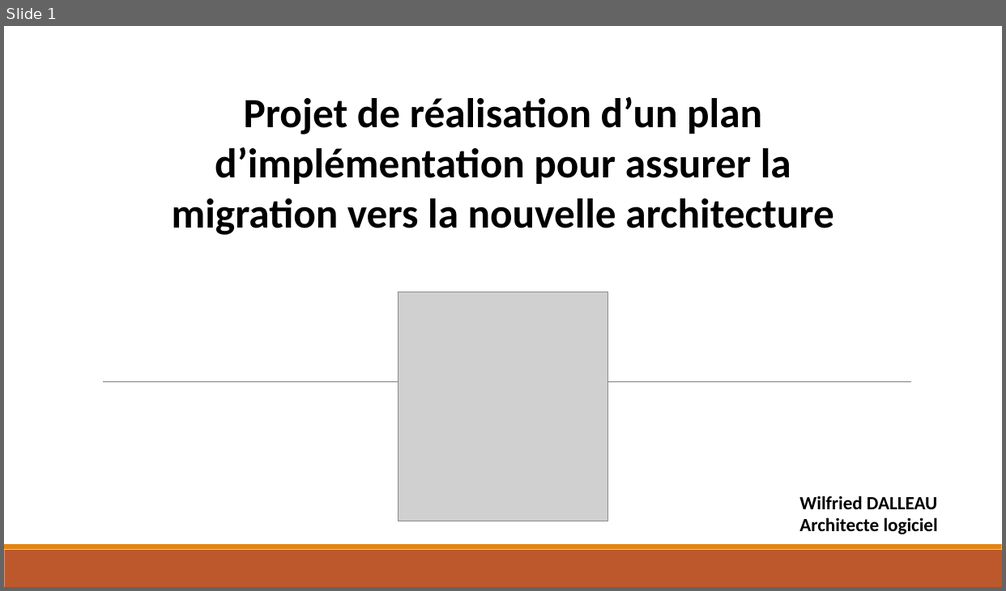
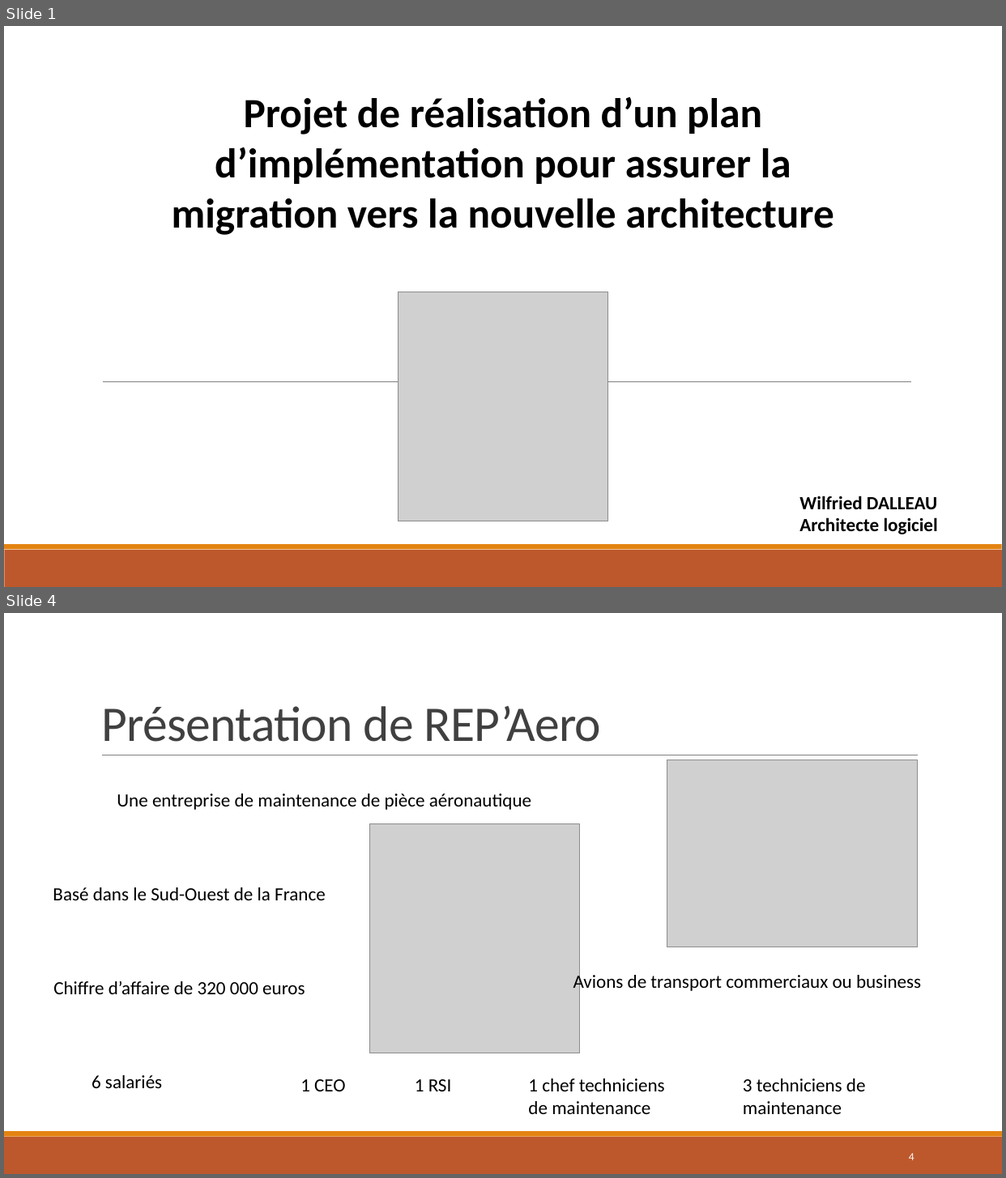
Before and after one commit to wilkill/P7-REP-AERO, a slide deck: Architecture/4 - Présentation/Présentation.pptx. Shown one above the other, each under a label of ours: slide 1 before the commit, slides 1 and 4 after it; the slides between them are not shown. The pictures are 1006x591 and 1006x1178 pixels, drawn with LibreOffice and Linux fonts; fonts in the diff are those of the drawing; grey boxes stand for pictures. Boxes give left, top, right and bottom in pixels: in the first picture for what was removed or moved away, otherwise in the second. Text is boxed around its words. In the diff, an @@ line names an element or a change of style, - is before the commit and + after.

```diff
--- a/Architecture/4 - Présentation/Présentation.pptx
+++ b/Architecture/4 - Présentation/Présentation.pptx
@@ slide 4 added at bbox=[4, 613, 1002, 1174], background #FFFFFF; not listed: 2 template elements that a slide beside it also shows @@
@@ title added at bbox=[101, 706, 602, 742], 48 pt, text #404040 @@
+Présentation de REP’Aero
@@ line added from (102, 756) to (918, 756), #808080 0.5 pt @@
@@ picture added at bbox=[667, 760, 918, 948] @@
@@ text added at bbox=[117, 794, 531, 810], 18 pt, text #000000 @@
+Une entreprise de maintenance de pièce aéronautique
@@ picture added at bbox=[370, 824, 580, 1053] @@
@@ text added at bbox=[53, 888, 326, 901], 18 pt, text #000000 @@
+Basé dans le Sud-Ouest de la France
@@ text added at bbox=[573, 973, 921, 994], 18 pt, text #000000 @@
+Avions de transport commerciaux ou business
@@ text added at bbox=[53, 982, 305, 995], 18 pt, text #000000 @@
+Chiffre d’affaire de 320 000 euros
@@ text added at bbox=[91, 1076, 162, 1088], 18 pt, text #000000 @@
+6 salariés
@@ text added at bbox=[300, 1080, 346, 1092], 18 pt, text #000000 @@
+1 CEO
@@ text added at bbox=[415, 1080, 452, 1092], 18 pt, text #000000 @@
+1 RSI
@@ text added at bbox=[528, 1079, 665, 1114], 18 pt, text #000000 @@
+1 chef techniciens de maintenance
@@ text added at bbox=[743, 1079, 866, 1114], 18 pt, text #000000 @@
+3 techniciens de maintenance
@@ page number added at bbox=[909, 1153, 914, 1161], 10.5 pt, text #FFFFFF @@
+4
```
Also in this commit, not shown: 6 slides changed, 2 other slides added, 1 slide removed.
